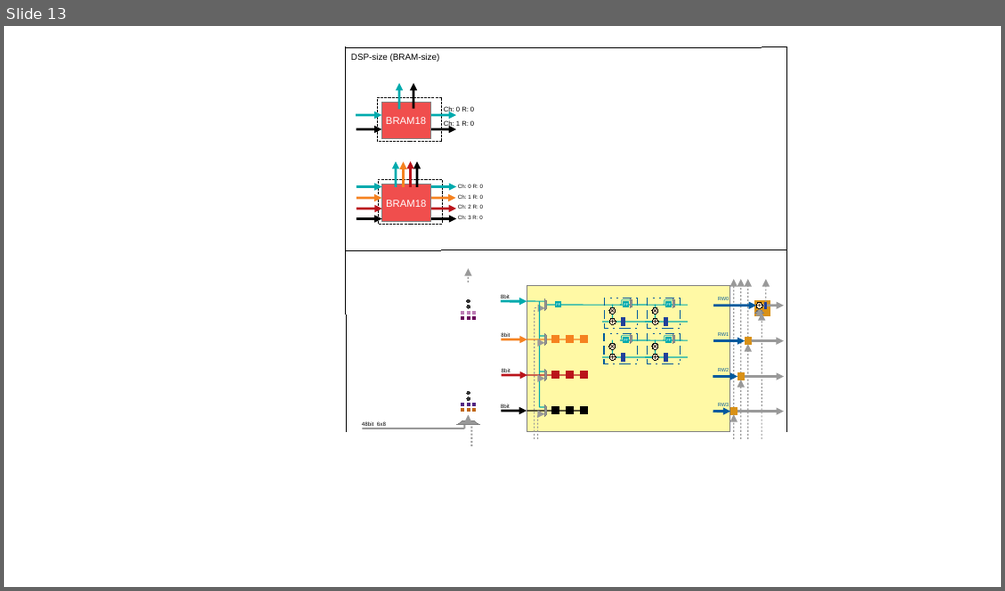
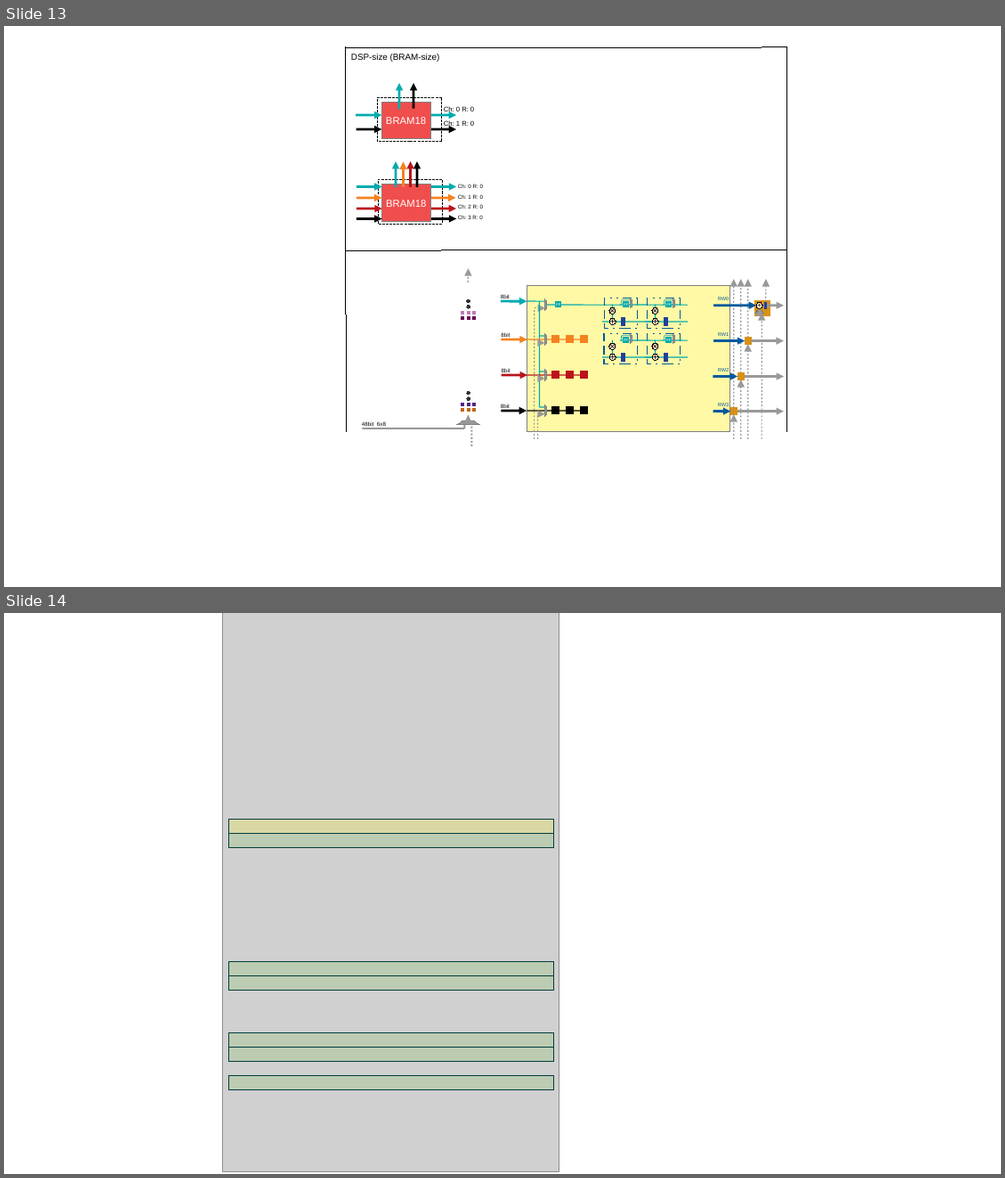
Before and after one commit to raminrasoulinezhad/MLBlocks, a slide deck: presentations/Idea.odp. Shown one above the other, each under a label of ours: slide 13 before the commit, slides 13 and 14 after it. The pictures are 1005x591 and 1005x1178 pixels, drawn with LibreOffice and Linux fonts; fonts in the diff are those of the drawing; grey boxes stand for pictures. Boxes give left, top, right and bottom in pixels: in the first picture for what was removed or moved away, otherwise in the second. Text is boxed around its words. In the diff, an @@ line names an element or a change of style, - is before the commit and + after.

```diff
--- a/presentations/Idea.odp
+++ b/presentations/Idea.odp
@@ slide 14 added at (x1=4, y1=613, x2=1001, y2=1174), background #FFFFFF @@
@@ picture added at (x1=223, y1=613, x2=559, y2=1172) @@
@@ rectangle added at (x1=228, y1=819, x2=554, y2=834), fill #FFF200 at 21% opacity, outline #003C3D 0 pt @@
@@ rectangle added at (x1=228, y1=834, x2=554, y2=848), fill #72BF44 at 21% opacity, outline #003C3D 0 pt @@
@@ rectangle added at (x1=228, y1=962, x2=554, y2=977), fill #72BF44 at 21% opacity, outline #003C3D 0 pt @@
@@ rectangle added at (x1=228, y1=977, x2=554, y2=991), fill #72BF44 at 21% opacity, outline #003C3D 0 pt @@
@@ rectangle added at (x1=228, y1=1034, x2=554, y2=1048), fill #72BF44 at 21% opacity, outline #003C3D 0 pt @@
@@ rectangle added at (x1=228, y1=1047, x2=554, y2=1062), fill #72BF44 at 21% opacity, outline #003C3D 0 pt @@
@@ rectangle added at (x1=228, y1=1076, x2=554, y2=1091), fill #72BF44 at 21% opacity, outline #003C3D 0 pt @@
```
Also in this commit, not shown: 5 slides changed, 1 other slide added, 1 slide removed, 1 other file.
